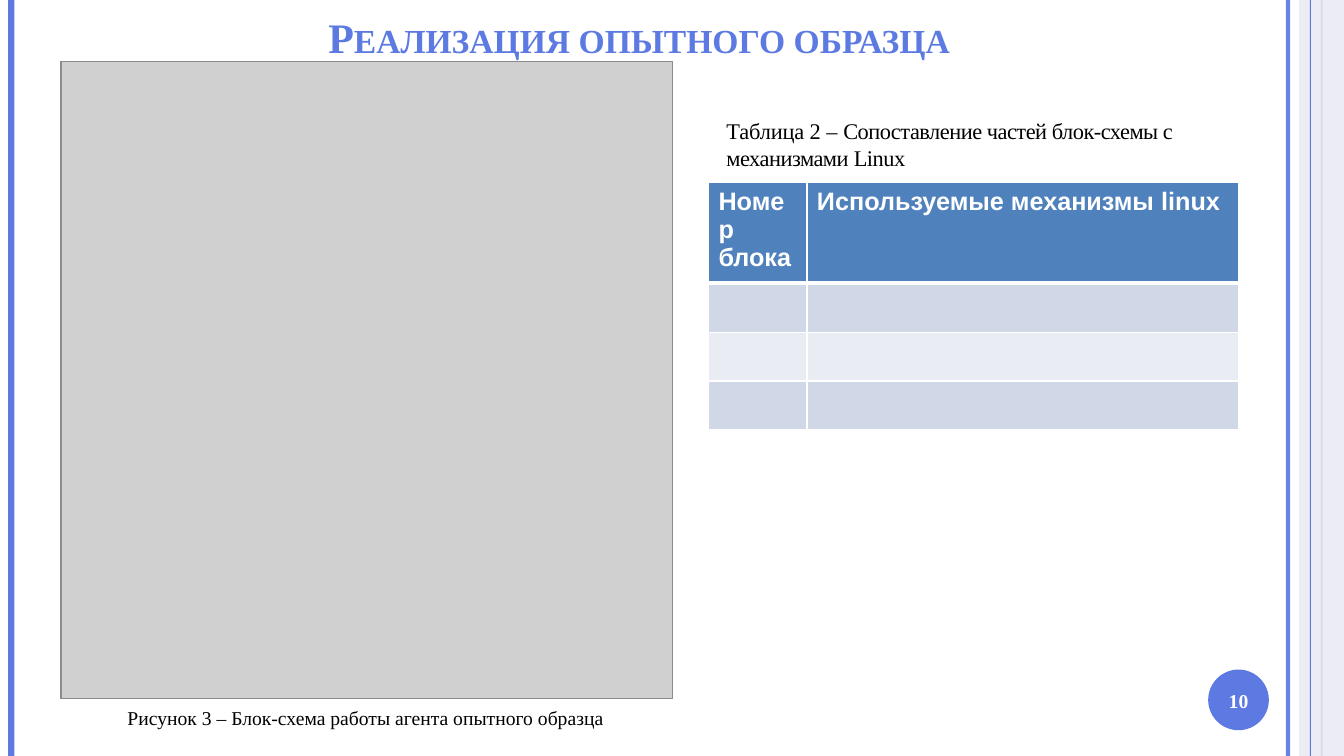
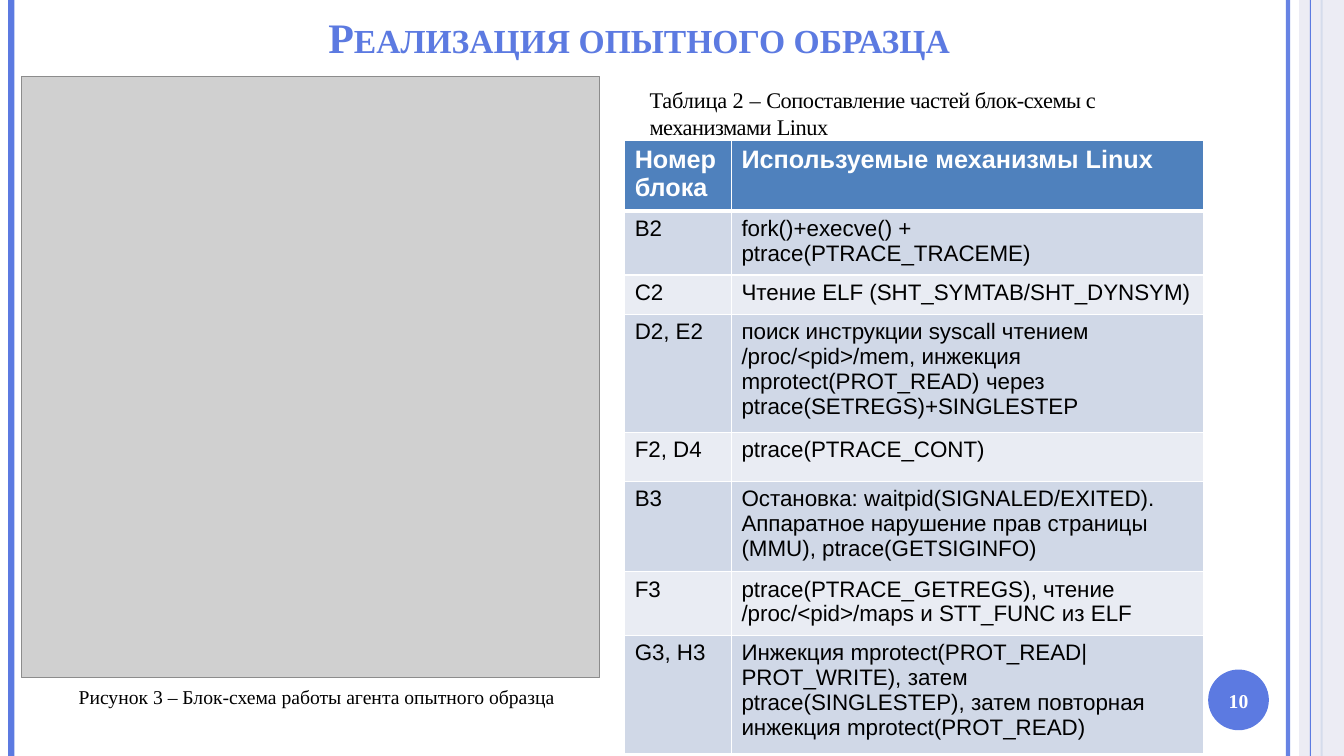
Before and after one commit to HotHeadd/nir_mephi, a slide deck: slide 10 of part2/Презентация.pptx. Drawn at 1344x756 pixels with LibreOffice and Linux fonts; fonts in the diff are those of the drawing; grey boxes stand for pictures; background and template pictures are left out. Boxes give left, top, right and bottom in pixels: in the first picture for what was removed or moved away, otherwise in the second. Text is boxed around its words. In the diff, an @@ line names an element or a change of style, - is before the commit and + after.

```diff
--- a/part2/Презентация.pptx
+++ b/part2/Презентация.pptx
@@ picture: place and size @@
-picture at [62, 62, 674, 699]
+picture at [22, 77, 600, 679]
@@ text "Таблица 2 – Сопоставление частей ...": place and size @@
-text "Таблица 2 – Сопоставление частей ..." at [726, 123, 1173, 167]
+text "Таблица 2 – Сопоставление частей ..." at [650, 92, 1096, 136]
@@ table at [625, 140, 1205, 744] @@
-row 1: Номер блока | Используемые механизмы linux
-row 2:  | 
-row 3:  | 
-row 4:  | 
+row 1: Номер блока | Используемые механизмы Linux
+row 2: B2 | fork()+execve() + ptrace(PTRACE_TRACEME)
+row 3: C2 | Чтение ELF (SHT_SYMTAB/SHT_DYNSYM)
+row 4: D2, E2 | поиск инструкции syscall чтением /proc/<pid>/mem, инжекция mprotect(PROT_READ) через ptrace(SETREGS)+SINGLESTEP
+row 5: F2, D4 | ptrace(PTRACE_CONT)
+row 6: B3 | Остановка: waitpid(SIGNALED/EXITED). / Аппаратное нарушение прав страницы (MMU), ptrace(GETSIGINFO)
+row 7: F3 | ptrace(PTRACE_GETREGS), чтение /proc/<pid>/maps и STT_FUNC из ELF
+row 8: G3, H3 | Инжекция mprotect(PROT_READ|PROT_WRITE), затем ptrace(SINGLESTEP), затем повторная инжекция mprotect(PROT_READ)
@@ table: place and size @@
-table at [709, 182, 1239, 399]
+table at [625, 140, 1205, 744]
@@ text "Рисунок 3 – Блок-схема работы ...": place and size @@
-text "Рисунок 3 – Блок-схема работы ..." at [127, 711, 603, 730]
+text "Рисунок 3 – Блок-схема работы ..." at [79, 690, 554, 709]
```
Also in this commit, not shown: 7 other slides changed, 4 other files.
